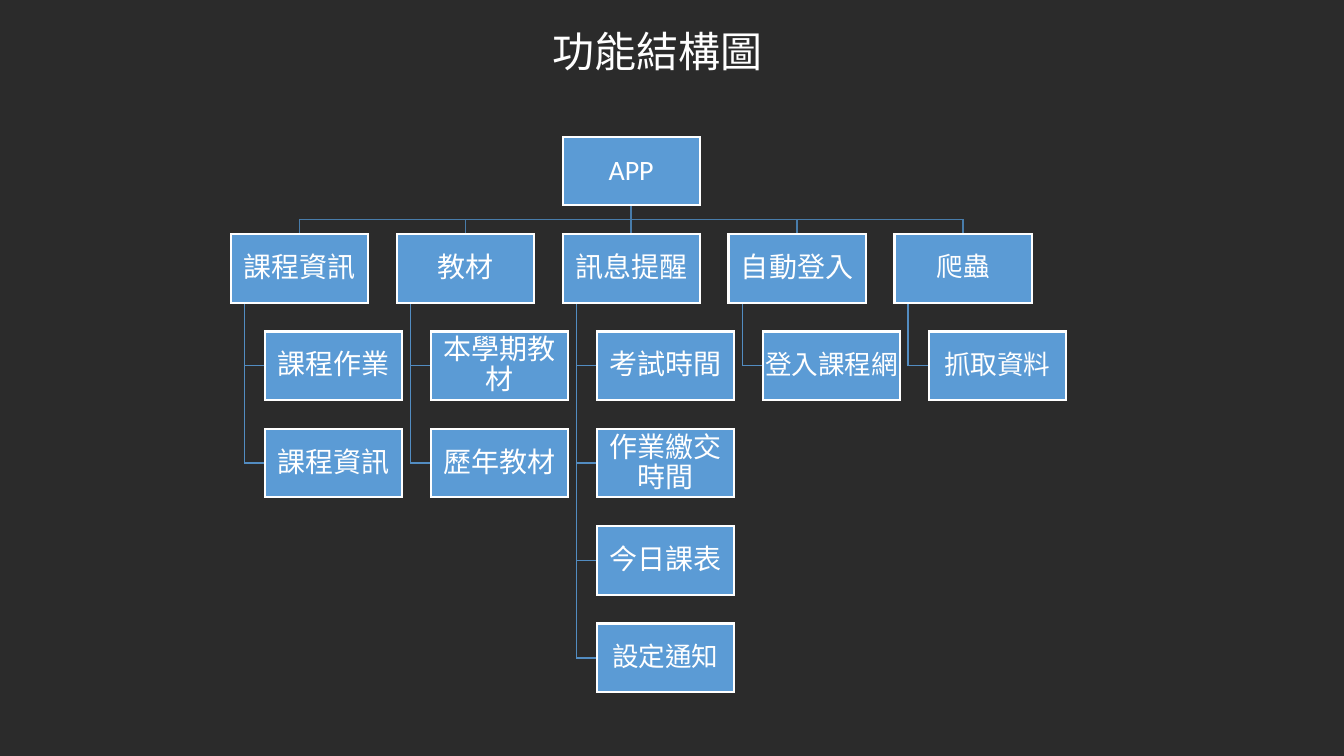
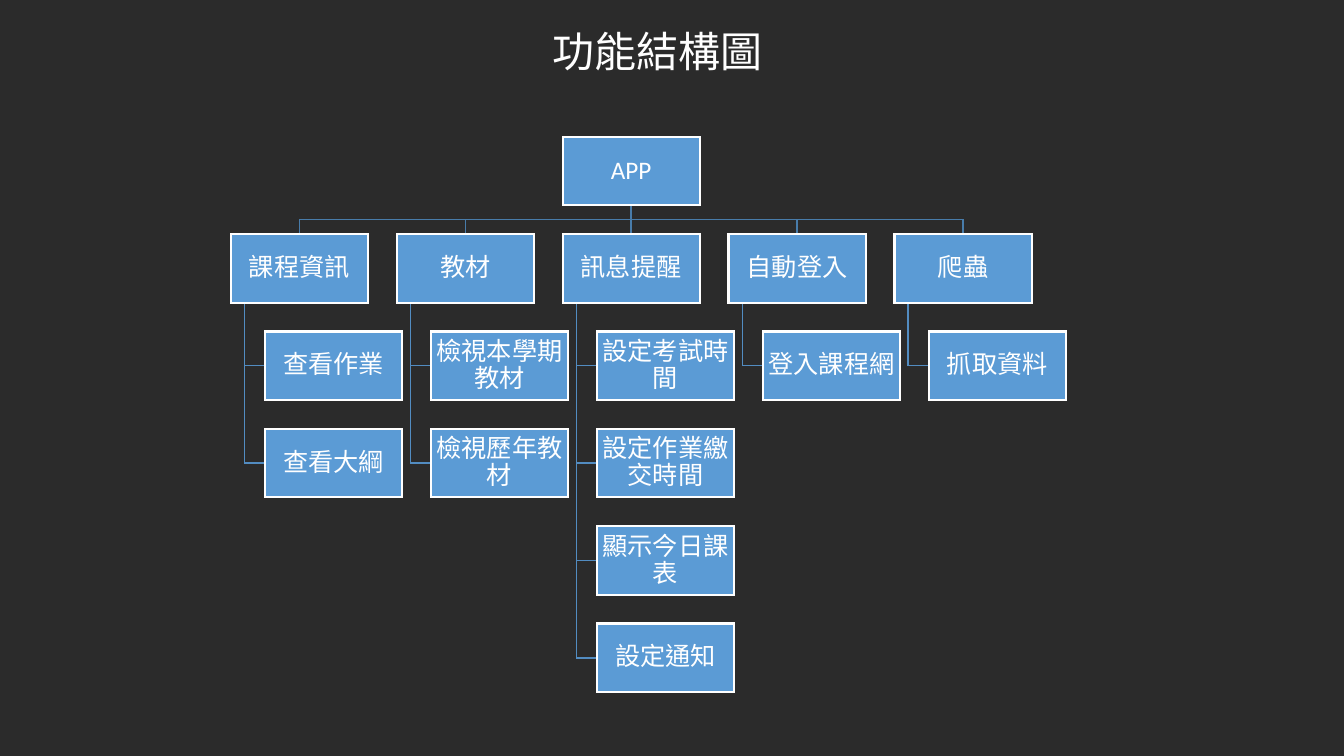
Before and after one commit to JammyTW/107_SE_Team-5, a slide deck: slide 8 of 軟體工程Team5報告 .pptx. Drawn at 1344x756 pixels with LibreOffice and Linux fonts; fonts in the diff are those of the drawing; background and template pictures are left out; a plain dark background stands for a picture behind light text. Boxes give left, top, right and bottom in pixels: in the first picture for what was removed or moved away, otherwise in the second. Text is boxed around its words. In the diff, an @@ line names an element or a change of style, - is before the commit and + after.

```diff
--- a/軟體工程Team5報告 .pptx
+++ b/軟體工程Team5報告 .pptx
@@ size 20 to 18 pt in 5 elements at (x1=611, y1=163, x2=652, y2=179), (x1=249, y1=255, x2=350, y2=278), (x1=440, y1=255, x2=490, y2=278), (x1=581, y1=254, x2=682, y2=278), (x1=747, y1=255, x2=848, y2=278) @@
@@ text at (x1=283, y1=352, x2=384, y2=375): text changed; size 20 to 18 pt @@
-課程作業
+查看作業
@@ text at (x1=437, y1=339, x2=563, y2=389): text changed; size 20 to 18 pt @@
-本學期教材
+檢視本學期教材
@@ text at (x1=602, y1=339, x2=728, y2=389): text changed; size 20 to 18 pt @@
-考試時間
+設定考試時間
@@ size 19 to 18 pt in 4 elements at (x1=615, y1=644, x2=716, y2=667), (x1=768, y1=352, x2=894, y2=375), (x1=938, y1=255, x2=988, y2=278), (x1=947, y1=352, x2=1048, y2=375) @@
@@ text at (x1=437, y1=436, x2=563, y2=486): text changed; size 20 to 18 pt @@
-歷年教材
+檢視歷年教材
@@ text at (x1=602, y1=436, x2=728, y2=486): text changed; size 20 to 18 pt @@
-作業繳交時間
+設定作業繳交時間
@@ text at (x1=283, y1=450, x2=384, y2=473): text changed; size 20 to 18 pt @@
-課程資訊
+查看大綱
@@ text at (x1=602, y1=534, x2=728, y2=584): text changed; size 20 to 18 pt @@
-今日課表
+顯示今日課表
```
Also in this commit, not shown: 8 other slides changed, 6 slides added, 1 other file.
